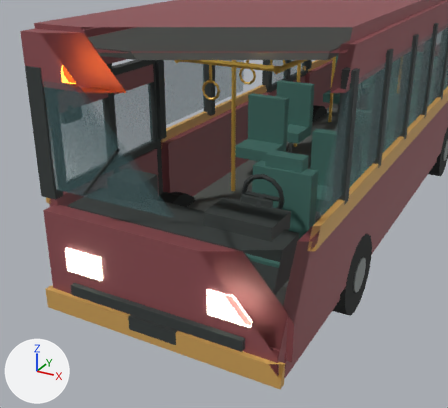
The FBX model Assets/Vehicles/Models/CityBus3D.fbx: old version first, new version second.
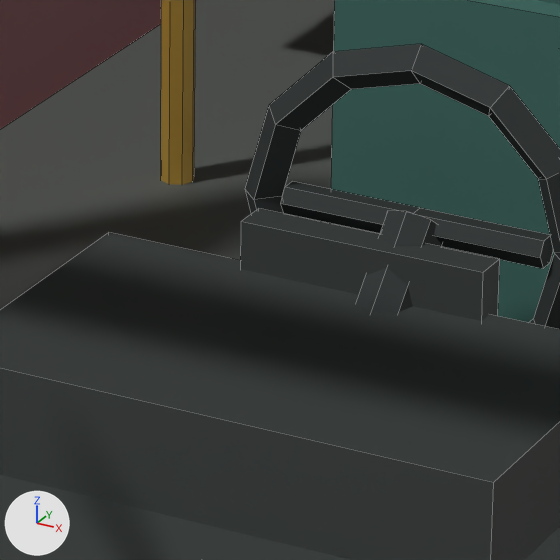
There are two pictures of each version: one from a 50 mm camera at (2.65, -7.72, 3.62) aimed at (0.33, -3.5, 1.51), one close up on the part from 47% to 63% of the width and 41% to 58% of the height. Arrows for +X, +Y and +Z are at lower left; the lights stay in place. The last two pictures show the newer version. The close-ups show mesh edges as thin lines. Everything nearer to the camera than a plane just in front of the edit is cut away. Where no turn or scale is listed for an object, it has been applied to the vertices. Vertices at exactly the same position are counted once.

The first close-up shows 'GEO_BodyShell', 'INT_Dashboard', 'INT_DriverSeat', 'INT_Handrails', 'INT_InteriorSurfaces', 'INT_SteeringWheel'.
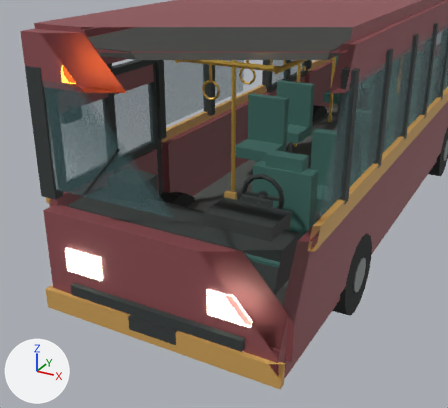
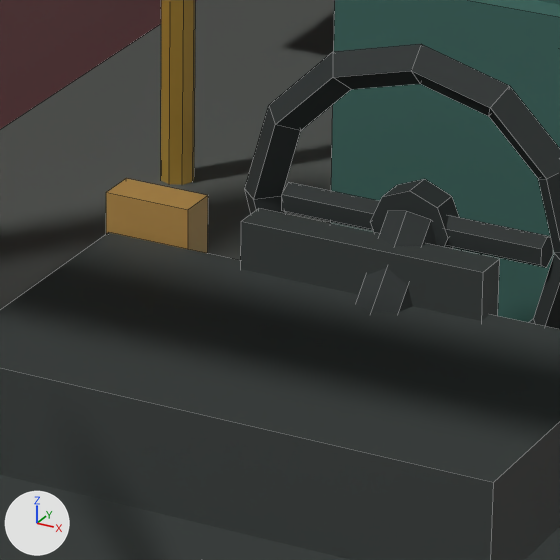
Where the newer file only moved an object's origin or applied its transform, the numbers keep the older frame.

Changed parts and their boxes (x1, y1, x2, y2) in the close-ups (560 x 560 px; the box of a moved part takes in the faces that stretch with it):
'INT_DoorButton', added (orange): after (106, 178, 208, 254)
part 1 of me_int_steeringwheel_mesh, added: after (370, 179, 459, 249)
part 2 of me_int_steeringwheel_mesh, rebuilt: before (281, 181, 554, 268); after (282, 182, 553, 268)
part 3 of me_int_steeringwheel_mesh, moved or reshaped: (245, 44, 560, 329) in both
'INT_SteeringColumn', unchanged, uncovered by the edit: after (356, 211, 437, 313)

The change in detail:
me_int_steeringwheel_mesh is used by ob_int_steeringwheel; location (0.0, 0.0, 0.0).
me_int_steeringwheel_mesh had 82 vertices, 73 faces and spanned x 0.398..0.802, y -3.545..-3.295, z 1.336..1.772.
me_int_steeringwheel_mesh now has 96 vertices, 82 faces and spans x 0.398..0.802, y -3.342..-3.298, z 1.368..1.772.
me_int_steeringwheel_mesh part 1: a new loose piece, an 8-sided cylinder along y spanning x 0.555..0.645, y -3.338..-3.302, z 1.525..1.615, in mat_mat_citybustrim (dark grey #353a3a).
me_int_steeringwheel_mesh part 2: the loose piece of 18 vertices spanning x 0.45..0.75, y -3.338..-3.302, z 1.554..1.586 is rebuilt with 20 vertices and now spans x 0.45..0.75, y -3.336..-3.304, z 1.552..1.588.
Part 3, on me_int_steeringwheel_mesh:
48 faces are deleted.
48 new faces join them.
Other edits to the shape of me_int_steeringwheel_mesh do not show in these pictures.
Mesh me_int_doorbutton_mesh is new.
It is a box spanning x -0.05..0.05, y -0.0225..0.0225, z -0.05..0.05.
It uses material mat_mat_citybusaccent (orange #d0a257).
Object 'INT_DoorButton' (ob_int_doorbutton) is new; it shows me_int_doorbutton_mesh.
Its location is (0.3, -3.335, 1.5).
